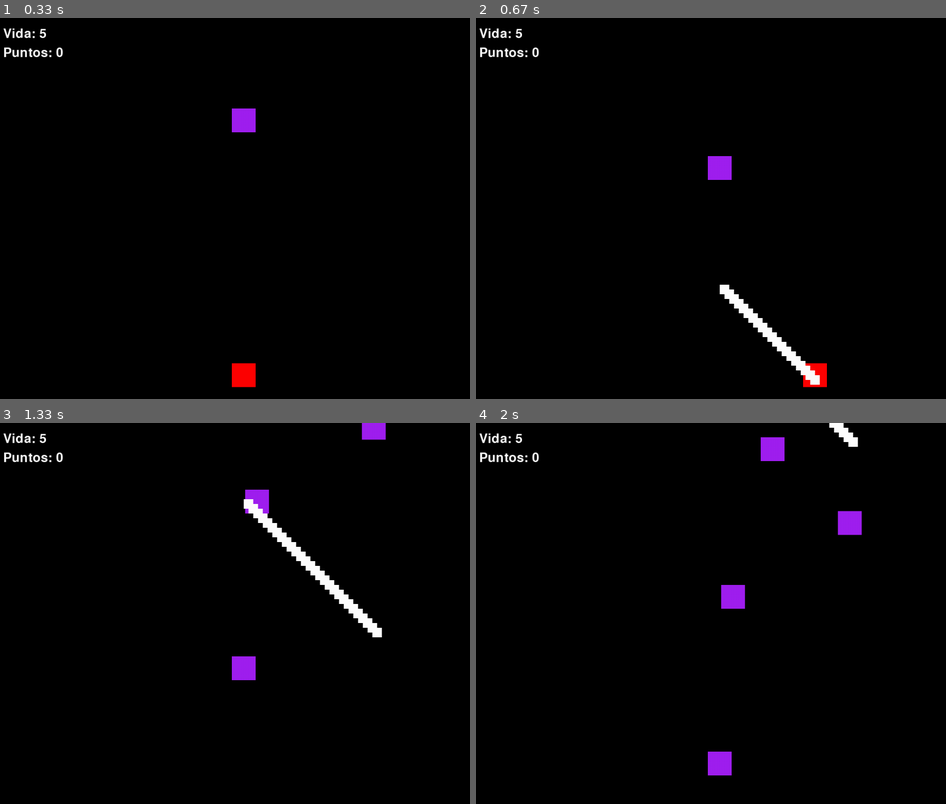
Above: before the commit, frames 1-4 (two rows, left to right).
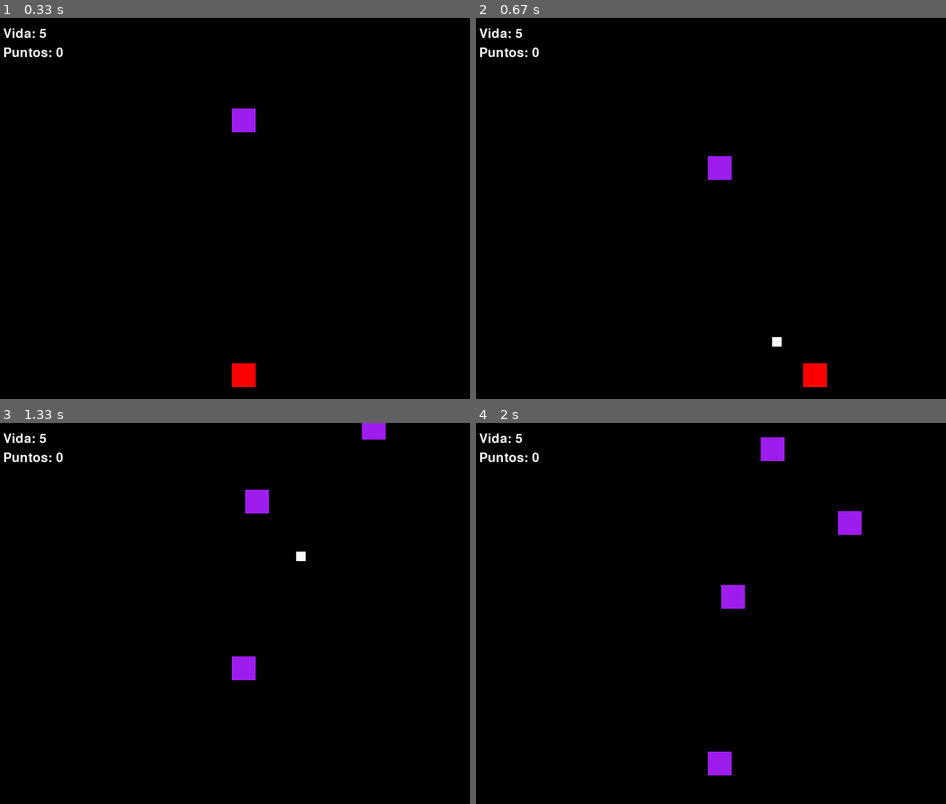
Above: after the commit, the same moments.

Repository: jocsanmj/Pygame
Game: pygame game, started from Game/pygame1.py
The game is run twice, just before and just after one commit, with the same random seed, the same clock (stepped at 60 frames per second) and the same inputs.
Inputs:
- Up to frame 1 (0.33 s): no input
- Up to frame 2 (0.67 s): hold Space from 0.33 s (still down); hold D from 0.33 s (still down)
- Up to frame 3 (1.33 s): release Space at 0.8 s; release D at 0.8 s; hold D 0.83-1.3 s
- Up to frame 4 (2 s): hold D 1.33-1.8 s

Frame 1 is identical in both runs. In frame 2, 0.8% of the frame differs, in the area x 51-74%, y 70-97%; in frame 3, 1.1%, in the area x 51-82%, y 20-57%; in frame 4, 0.2%.

Commit message:
ci: regulation of firing in time of each bullet

Diff:
--- a/Game/pygame1.py
+++ b/Game/pygame1.py
@@ -22,6 +22,8 @@
 cubo = Cubo(ANCHO/2, ALTO-75)  # Crea una instancia de la clase Cubo en la posición (100, 100).
 enemigos = []  # Lista para almacenar enemigos.
 balas = [] # Lista para almacenar las balas
+ultima_bala = 0  # Almacena el tiempo en el que se disparó la última bala.
+tiempo_entre_balas = 500  # Define el tiempo en milisegundos que debe pasar entre cada disparo.
 
 # Añade un enemigo en el centro de la parte superior de la ventana.
 enemigos.append(Enemigo(ANCHO / 2, 100))  # Crea una instancia de la clase Enemigo en la posición (ANCHO/2, 100).
@@ -44,9 +46,19 @@
     if teclas[pygame.K_SPACE]:
         crear_bala() #Llamar a la funcion que hace que se creen las balas
 
-# Definimos la funcion que creara las balas
+# Definimos la función que creará las balas
 def crear_bala():
-    balas.append(Bala(cubo.rect.centerx, cubo.rect.centery))
+    global ultima_bala  # Usamos la variable 'ultima_bala' que se actualizará con el tiempo de la última bala disparada.
+
+    # Verifica si ha pasado suficiente tiempo desde que se disparó la última bala, para disparar una nueva.
+    if pygame.time.get_ticks() - ultima_bala > tiempo_entre_balas:
+        # Si ha pasado suficiente tiempo, se crea una nueva instancia de la clase 'Bala'.
+        # La nueva bala se posiciona en el centro del cubo, tomando las coordenadas 'centerx' y 'centery' del cubo.
+        balas.append(Bala(cubo.rect.centerx, cubo.rect.centery))
+
+        # Actualiza el tiempo de la última bala disparada al tiempo actual.
+        ultima_bala = pygame.time.get_ticks()
+
 
 # Bucle principal del juego, se ejecuta mientras el jugador tenga vidas.
 while jugando and vidas > 0:
